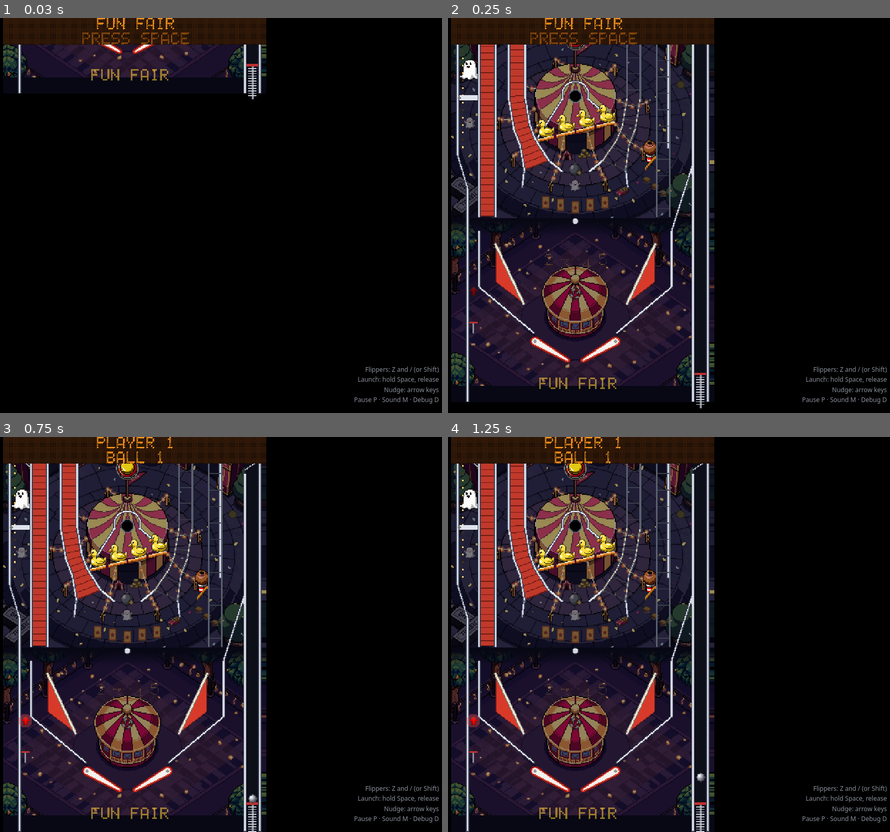
Above: before the commit, frames 1-4 (two rows, left to right).
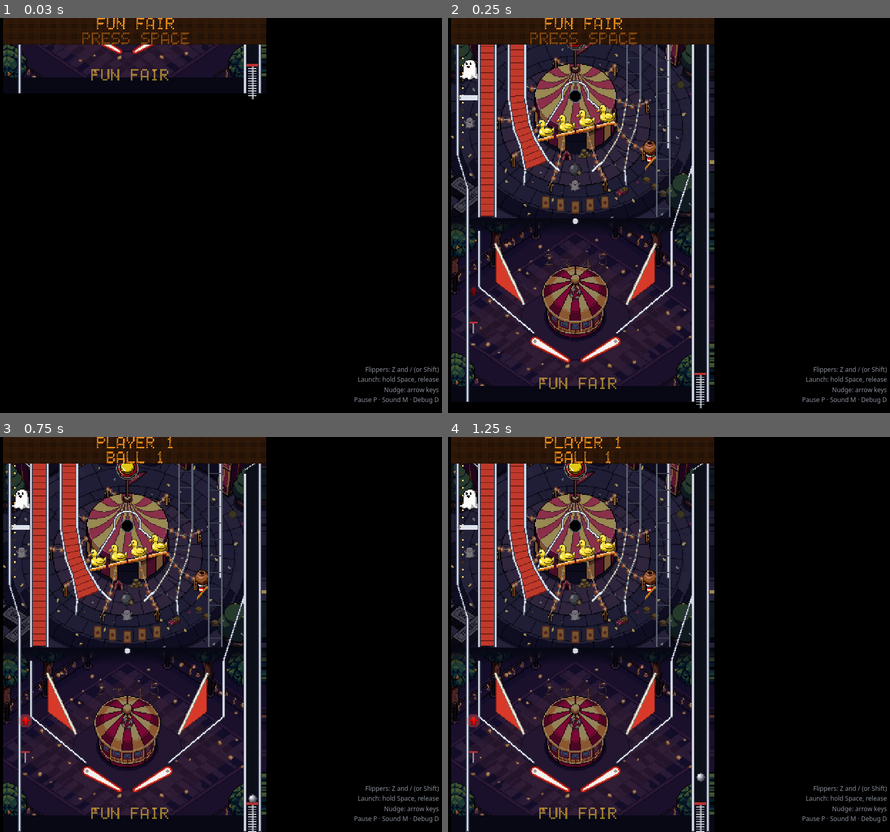
Above: after the commit, the same moments.

Repository: davebulwer-web/pinball
Game: browser game, page dist/funfair-artifact.html
The game is run twice, just before and just after one commit, with the same random seed, the same clock (stepped at 60 frames per second) and the same inputs.
Inputs (mouse positions are in pixels of both pictures, inside the frame that each line leads up to):
- Up to frame 1 (0.03 s): no input
- Up to frame 2 (0.25 s): no input
- Up to frame 3 (0.75 s): click (132, 634) at 0.27 s
- Up to frame 4 (1.25 s): hold Right from 1.03 s (still down); click (580, 674) at 1.07 s; tap Space at 1.1 s

Frame 1 is identical in both runs. In frame 2, 0.3% of the frame differs, in the area x 16-42%, y 31-44%; in frame 3, 0.3%; in frame 4, 0.3%.

Commit message:
Fun Fair: ramps a little harder, Big Top a little easier
Narrower ramp mouths (30 and 28, from 32 and 30) and shorter funnel walls
([16, 8], from [18, 10]); Big Top catch radius 10 (from 8). Cradle-and-flip
sweep (231 timings per flipper): Big Wheel 53 -> 41, Rollercoaster
51 -> 33, Big Top with the ducks down 19 -> 29, ducks 38 -> 48.

Co-Authored-By: Claude Opus 5.5 <noreply@anthropic.com>
Claude-Session: https://claude.ai/code/session_01P94MrDYS6iWH7uM8DicaoU

Diff:
--- a/dist/funfair-artifact.html
+++ b/dist/funfair-artifact.html
@@ -18,6 +18,6 @@
               E5:2 G5 C6 B5 A5 G5 F5 E5 D5:3
               F5:2 A5 D6:2 A5 B5 G5 B5 C6:3
               E6 D6 C6 B5 A5 G5 A5 B5 D6 C6:3`},{type:"triangle",vol:.05,legato:.6,notes:"C3:3 F3:3 C3:3 G2:3  C3:3 F3:3 C3:3 G2:3  F2:3 D3:3 G2:3 C3:3  A2:3 F2:3 G2:3 C3:3"},{type:"square",vol:.008,legato:.4,notes:`- G4 G4 - A4 A4 - G4 G4 - F4 F4  - G4 G4 - A4 A4 - G4 G4 - B4 B4
-              - A4 A4 - F4 F4 - F4 F4 - E4 E4  - E4 E4 - A4  …(3199 unchanged characters)… "bigWheel",style:"ramp",width:20,mouth:32,minSpeed:300,assist:700,score:2e3,funnel:[18,10],path:ot([[104,352],[86,306],[80,270],[80,150]],at([62,150],18,0,-180,15),[[44,150],[44,414]])},{id:"coaster",style:"wire",width:16,mouth:30,minSpeed:300,assist:700,score:1500,funnel:[18,10],path:ot([[198,352],[216,306],[222,270],[222,124]],at([240,124],18,180,360,15),[[258,124],[258,414]])}],bumpers:[{id:"dodgem1",c:[124,160],R:13,score:100,art:"dodgem-red"},{id:"dodgem2",c:[178,160],R:13,score:100,art:"dodgem-blue"},{id:"dodgem3",c:[151,198],R:13,score:100,art:"dodgem-yellow"}],slings:[{id:"slingL",points:Kt},{id:"slingR",points:Me(Kt)}],dropBanks:[{id:"ducks",art:"duck",score:500,resetDelay:null,targets:[[K(0),K(.22)],[K(.26),K(.48)],[K(.52),K(.74)],[K(.78),K(1)]]}],saucers:[{id:"bigTop",c:[151,268],R:8,hold:1.2,score:1e3,eject:{dir:[-.3,1],s …(52918 unchanged characters)…
+              - A4 A4 - F4 F4 - F4 F4 - E4 E4  - E4 E4 - A4  …(3199 unchanged characters)… "bigWheel",style:"ramp",width:20,mouth:30,minSpeed:300,assist:700,score:2e3,funnel:[16,8],path:ot([[104,352],[86,306],[80,270],[80,150]],at([62,150],18,0,-180,15),[[44,150],[44,414]])},{id:"coaster",style:"wire",width:16,mouth:28,minSpeed:300,assist:700,score:1500,funnel:[16,8],path:ot([[198,352],[216,306],[222,270],[222,124]],at([240,124],18,180,360,15),[[258,124],[258,414]])}],bumpers:[{id:"dodgem1",c:[124,160],R:13,score:100,art:"dodgem-red"},{id:"dodgem2",c:[178,160],R:13,score:100,art:"dodgem-blue"},{id:"dodgem3",c:[151,198],R:13,score:100,art:"dodgem-yellow"}],slings:[{id:"slingL",points:Kt},{id:"slingR",points:Me(Kt)}],dropBanks:[{id:"ducks",art:"duck",score:500,resetDelay:null,targets:[[K(0),K(.22)],[K(.26),K(.48)],[K(.52),K(.74)],[K(.78),K(1)]]}],saucers:[{id:"bigTop",c:[151,268],R:10,hold:1.2,score:1e3,eject:{dir:[-.3,1],s …(52918 unchanged characters)…
 `);for(let[f,d,x,m,k,y]of i){let p=document.createElement("label");p.style.cssText="display:block;margin:2px 0",p.textC …(501 unchanged characters)…
 </script>
--- a/dist/funfair.html
+++ b/dist/funfair.html
@@ -23,7 +23,7 @@
               E5:2 G5 C6 B5 A5 G5 F5 E5 D5:3
               F5:2 A5 D6:2 A5 B5 G5 B5 C6:3
               E6 D6 C6 B5 A5 G5 A5 B5 D6 C6:3`},{type:"triangle",vol:.05,legato:.6,notes:"C3:3 F3:3 C3:3 G2:3  C3:3 F3:3 C3:3 G2:3  F2:3 D3:3 G2:3 C3:3  A2:3 F2:3 G2:3 C3:3"},{type:"square",vol:.008,legato:.4,notes:`- G4 G4 - A4 A4 - G4 G4 - F4 F4  - G4 G4 - A4 A4 - G4 G4 - B4 B4
-              - A4 A4 - F4 F4 - F4 F4 - E4 E4  - E4 E4 - A4  …(3199 unchanged characters)… "bigWheel",style:"ramp",width:20,mouth:32,minSpeed:300,assist:700,score:2e3,funnel:[18,10],path:ot([[104,352],[86,306],[80,270],[80,150]],at([62,150],18,0,-180,15),[[44,150],[44,414]])},{id:"coaster",style:"wire",width:16,mouth:30,minSpeed:300,assist:700,score:1500,funnel:[18,10],path:ot([[198,352],[216,306],[222,270],[222,124]],at([240,124],18,180,360,15),[[258,124],[258,414]])}],bumpers:[{id:"dodgem1",c:[124,160],R:13,score:100,art:"dodgem-red"},{id:"dodgem2",c:[178,160],R:13,score:100,art:"dodgem-blue"},{id:"dodgem3",c:[151,198],R:13,score:100,art:"dodgem-yellow"}],slings:[{id:"slingL",points:Kt},{id:"slingR",points:Me(Kt)}],dropBanks:[{id:"ducks",art:"duck",score:500,resetDelay:null,targets:[[K(0),K(.22)],[K(.26),K(.48)],[K(.52),K(.74)],[K(.78),K(1)]]}],saucers:[{id:"bigTop",c:[151,268],R:8,hold:1.2,score:1e3,eject:{dir:[-.3,1],s …(52918 unchanged characters)…
+              - A4 A4 - F4 F4 - F4 F4 - E4 E4  - E4 E4 - A4  …(3199 unchanged characters)… "bigWheel",style:"ramp",width:20,mouth:30,minSpeed:300,assist:700,score:2e3,funnel:[16,8],path:ot([[104,352],[86,306],[80,270],[80,150]],at([62,150],18,0,-180,15),[[44,150],[44,414]])},{id:"coaster",style:"wire",width:16,mouth:28,minSpeed:300,assist:700,score:1500,funnel:[16,8],path:ot([[198,352],[216,306],[222,270],[222,124]],at([240,124],18,180,360,15),[[258,124],[258,414]])}],bumpers:[{id:"dodgem1",c:[124,160],R:13,score:100,art:"dodgem-red"},{id:"dodgem2",c:[178,160],R:13,score:100,art:"dodgem-blue"},{id:"dodgem3",c:[151,198],R:13,score:100,art:"dodgem-yellow"}],slings:[{id:"slingL",points:Kt},{id:"slingR",points:Me(Kt)}],dropBanks:[{id:"ducks",art:"duck",score:500,resetDelay:null,targets:[[K(0),K(.22)],[K(.26),K(.48)],[K(.52),K(.74)],[K(.78),K(1)]]}],saucers:[{id:"bigTop",c:[151,268],R:10,hold:1.2,score:1e3,eject:{dir:[-.3,1],s …(52918 unchanged characters)…
 `);for(let[f,d,x,m,k,y]of i){let p=document.createElement("label");p.style.cssText="display:block;margin:2px 0",p.textC …(501 unchanged characters)…
 </script>
 </body>
--- a/tables/funfair/config.js
+++ b/tables/funfair/config.js
@@ -136,9 +136,9 @@
 
   // each mouth leans toward the opposite flipper, so the cross shots go straight in; funnels catch near misses
   ramps: [
-    { id: 'bigWheel', style: 'ramp', width: 20, mouth: 32, minSpeed: 300, assist: 700, score: 2000, funnel: [18, 10],
+    { id: 'bigWheel', style: 'ramp', width: 20, mouth: 30, minSpeed: 300, assist: 700, score: 2000, funnel: [16, 8],
       path: joinPath([[104, 352], [86, 306], [80, 270], [80, 150]], arcPts([62, 150], 18, 0, -180, 15), [[44, 150], [44, 414]]) },
-    { id: 'coaster', style: 'wire', width: 16, mouth: 30, minSpeed: 300, assist: 700, score: 1500, funnel: [18, 10],
+    { id: 'coaster', style: 'wire', width: 16, mouth: 28, minSpeed: 300, assist: 700, score: 1500, funnel: [16, 8],
       path: joinPath([[198, 352], [216, 306], [222, 270], [222, 124]], arcPts([240, 124], 18, 180, 360, 15), [[258, 124], [258, 414]]) },
   ],
   // the dodgems
@@ -154,7 +154,7 @@
   dropBanks: [
     { id: 'ducks', art: 'duck', score: 500, resetDelay: null, targets: [[duck(0), duck(0.22)], [duck(0.26), duck(0.48)], [duck(0.52), duck(0.74)], [duck(0.78), duck(1)]] },
   ],
-  saucers: [{ id: 'bigTop', c: [151, 268], R: 8, hold: 1.2, score: 1000, eject: { dir: [-0.3, 1], speed: 330 } }],
+  saucers: [{ id: 'bigTop', c: [151, 268], R: 10, hold: 1.2, score: 1000, eject: { dir: [-0.3, 1], speed: 330 } }],
   targets: [{ id: 'coconut', art: 'coconut', a: [236, 356], b: [248, 342], score: 500 }],
   spinners: [{ id: 'spinner', a: [10, 270], b: [36, 270], score: 100 }],
   kickbacks: [{ id: 'kbL', a: [21, 540], b: [33, 540], dir: [0, -1], speed: 950 }],
